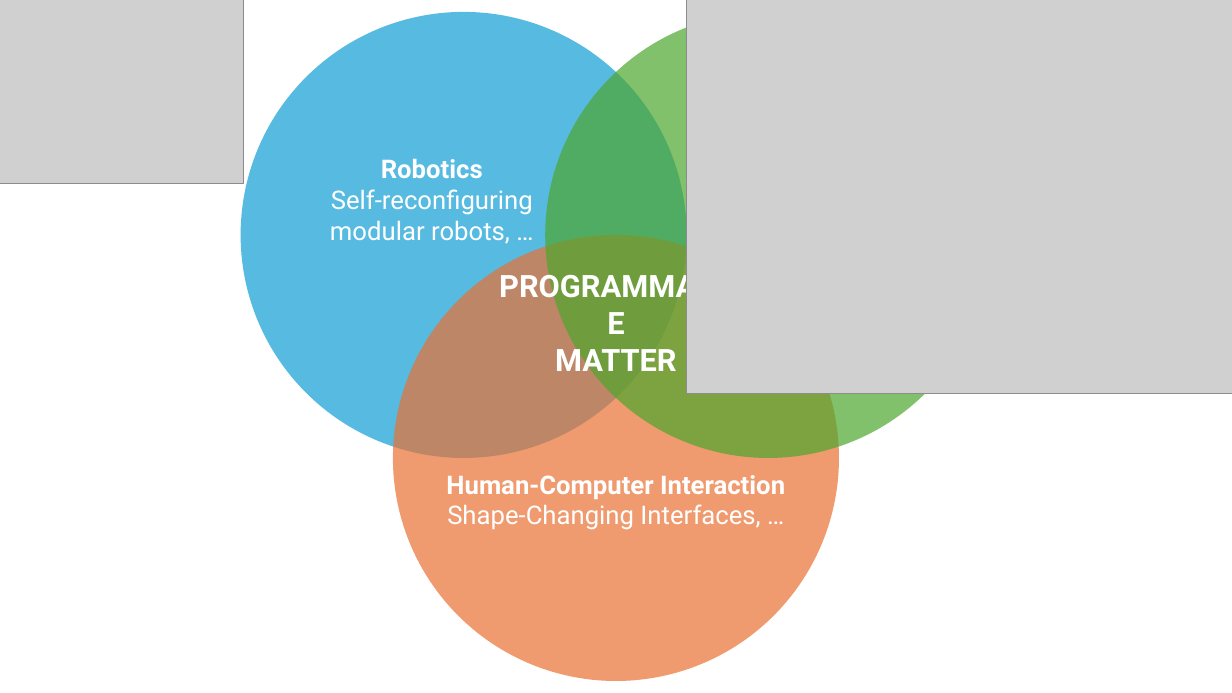
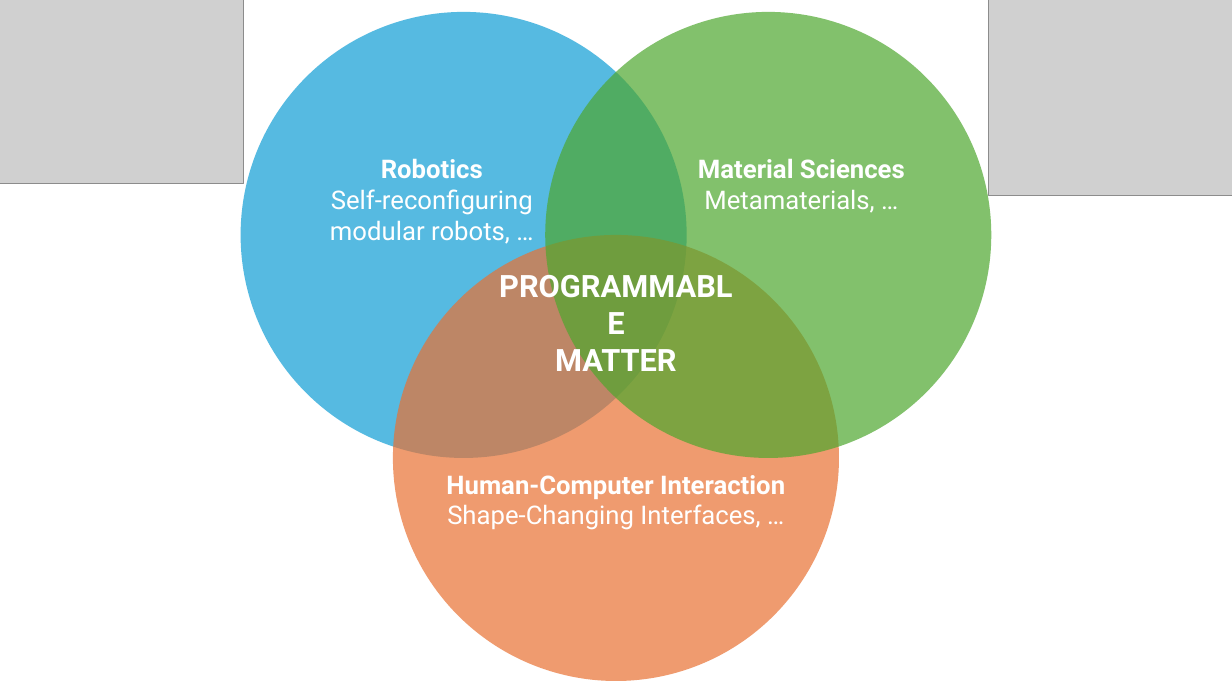
Before and after one commit to maximedaniel/curriculumvitae, a slide deck: slide 3 of figures.pptx (slide 2 before the commit). Drawn at 1232x693 pixels with LibreOffice and Linux fonts; fonts in the diff are those of the drawing; grey boxes stand for pictures. Boxes give left, top, right and bottom in pixels: in the first picture for what was removed or moved away, otherwise in the second. Text is boxed around its words. In the diff, an @@ line names an element or a change of style, - is before the commit and + after.

```diff
--- a/figures.pptx
+++ b/figures.pptx
@@ picture: place and size @@
-picture at (687,0,1232,393)
+picture at (989,0,1232,196)
@@ text added at (698,159,905,213), 20 pt, text #FFFFFF, bold @@
+Material Sciences
+Metamaterials, …
```
Also in this commit, not shown: 1 slide added, 6 other files.
